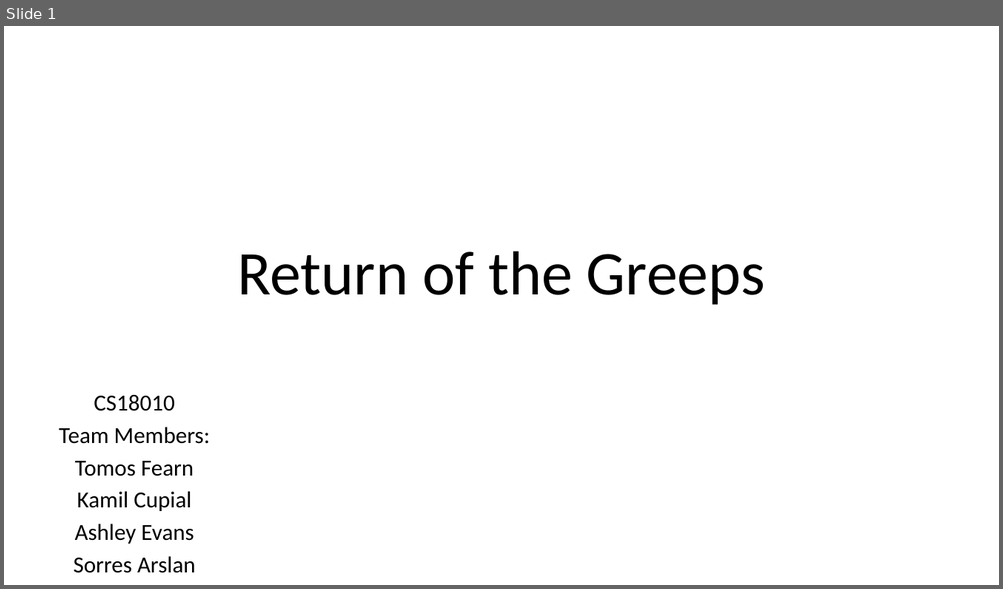
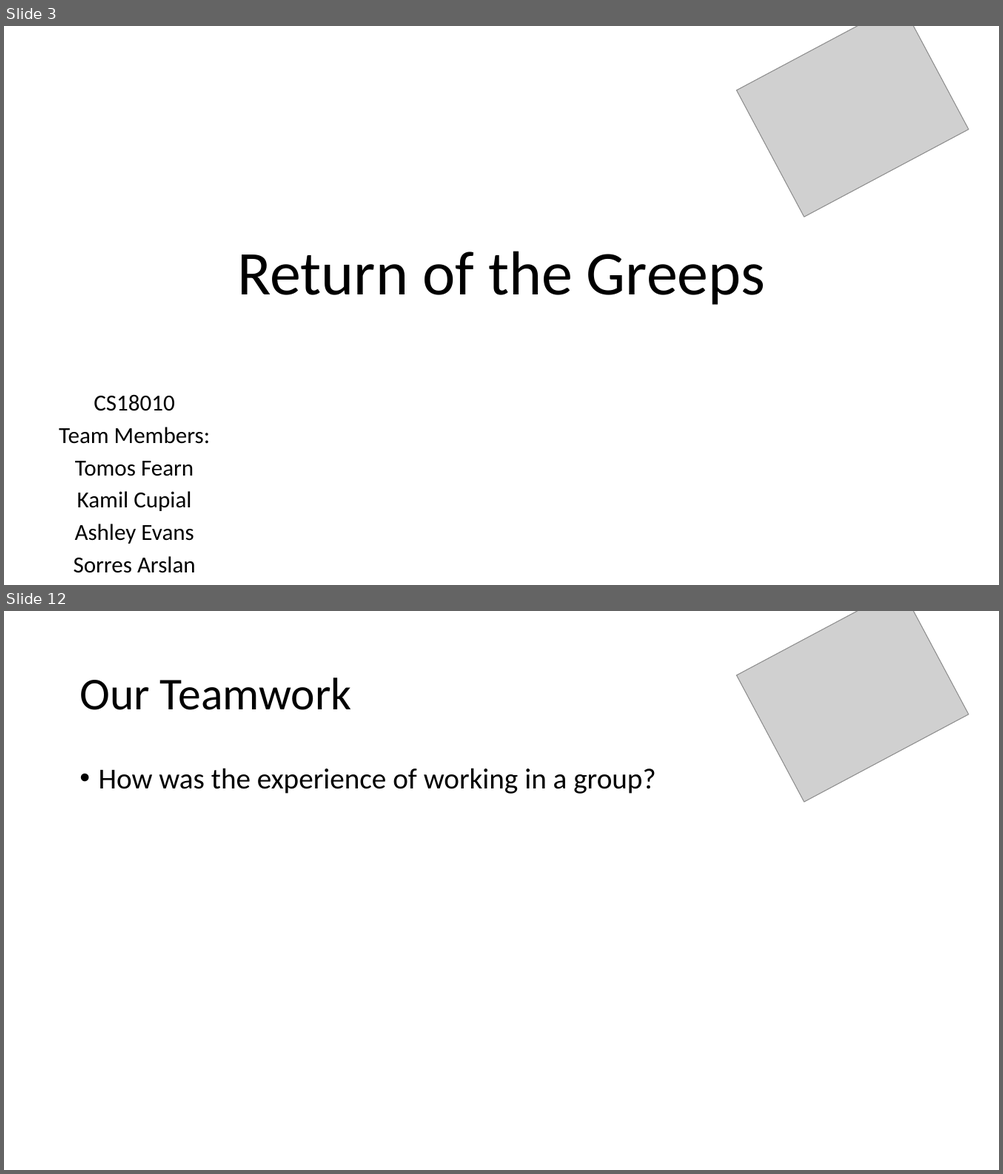
Before and after one commit to tomosfearn/cs18010-presentation, a slide deck: cs18010-presentation-slides.pptx. Shown one above the other, each under a label of ours: slide 1 before the commit, slides 3 and 12 after it; the slides between them are not shown. The pictures are 1003x589 and 1003x1174 pixels, drawn with LibreOffice and Linux fonts; fonts in the diff are those of the drawing; grey boxes stand for pictures. Boxes give left, top, right and bottom in pixels: in the first picture for what was removed or moved away, otherwise in the second. Text is boxed around its words. In the diff, an @@ line names an element or a change of style, - is before the commit and + after.

```diff
--- a/cs18010-presentation-slides.pptx
+++ b/cs18010-presentation-slides.pptx
@@ slide 12 added at (4,611,999,1170), background #FFFFFF @@
@@ picture added at (736,611,968,803) @@
@@ title added at (79,678,352,710), 44 pt, text #000000 @@
+Our Teamwork
@@ text added at (99,768,655,794), 28 pt, text #000000 @@
+• How was the experience of working in a group?
@@ what was slide 1 is now slide 3 @@
@@ slide 3 changed as well @@
@@ picture added at (736,26,968,218) @@
```
Also in this commit, not shown: 10 other slides added, 1 slide removed.
